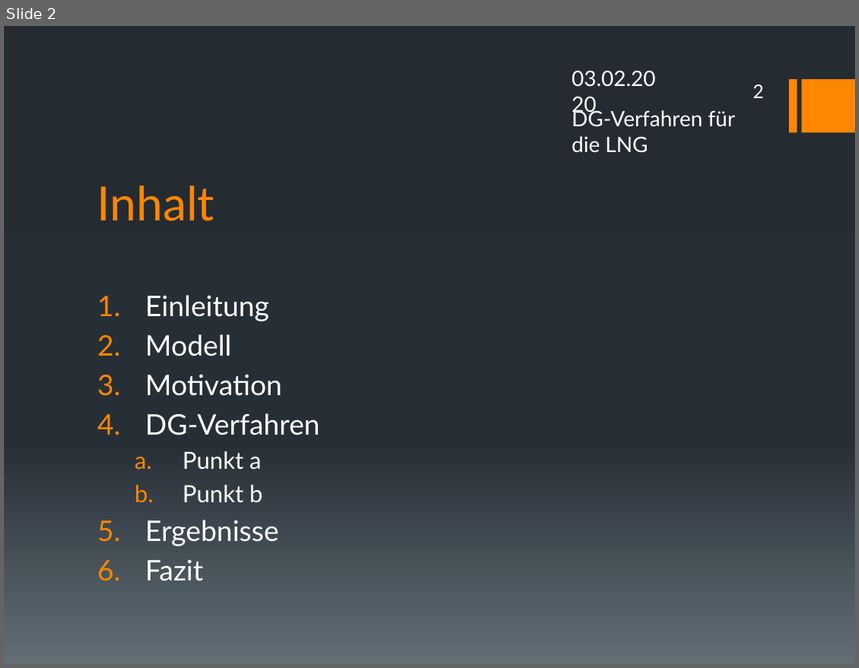
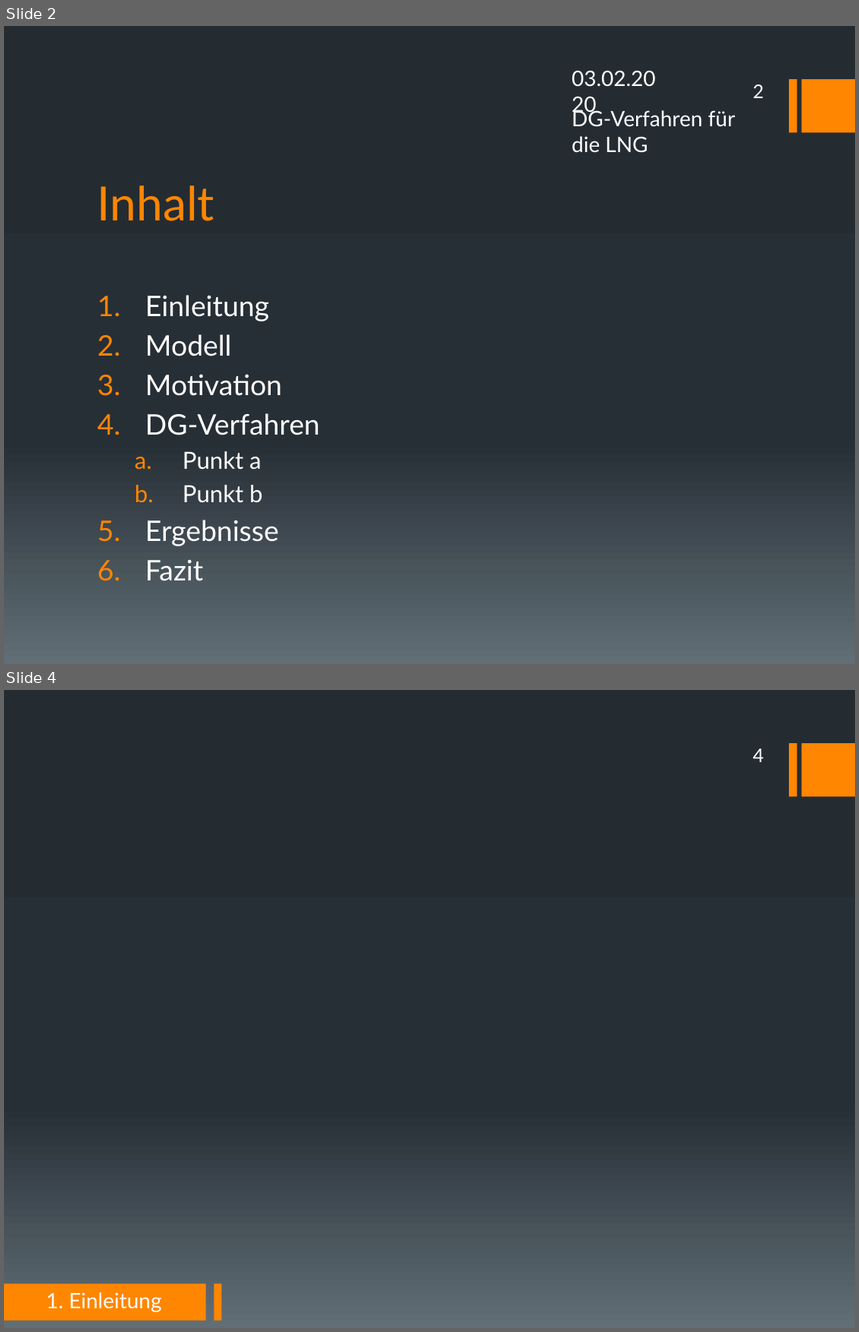
Before and after one commit to DerKleineGauss/Masterarbeit, a slide deck: Abschlussvortrag/Präsentation.pptx. Shown one above the other, each under a label of ours: slide 2 before the commit, slides 2 and 4 after it; the slides between them are not shown. The pictures are 859x668 and 859x1332 pixels, drawn with LibreOffice and Linux fonts; fonts in the diff are those of the drawing. Boxes give left, top, right and bottom in pixels: in the first picture for what was removed or moved away, otherwise in the second. Text is boxed around its words. In the diff, an @@ line names an element or a change of style, - is before the commit and + after.

```diff
--- a/Abschlussvortrag/Präsentation.pptx
+++ b/Abschlussvortrag/Präsentation.pptx
@@ slide 4 added at box(4, 690, 855, 1328), background gradient #242C33 to #273037 to #636D76; not listed: 2 template elements that a slide beside it also shows @@
@@ page number added at box(753, 749, 764, 762), 16 pt, text #FFFFFF @@
+4
@@ rectangle added at box(4, 1284, 207, 1321), fill #FF8600 @@
@@ text added at box(46, 1293, 161, 1312), 18 pt, text #FFFFFF @@
+1. Einleitung
@@ rectangle added at box(215, 1284, 222, 1321), fill #FF8600 @@
```
Also in this commit, not shown: 4 slides changed, 3 other slides added, 1 slide removed, 3 other files.
